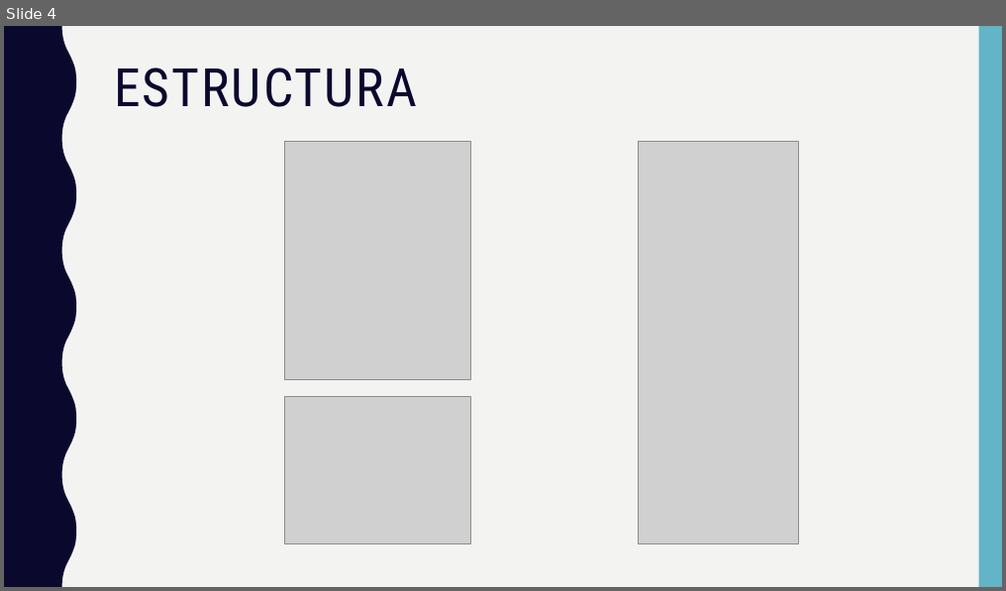
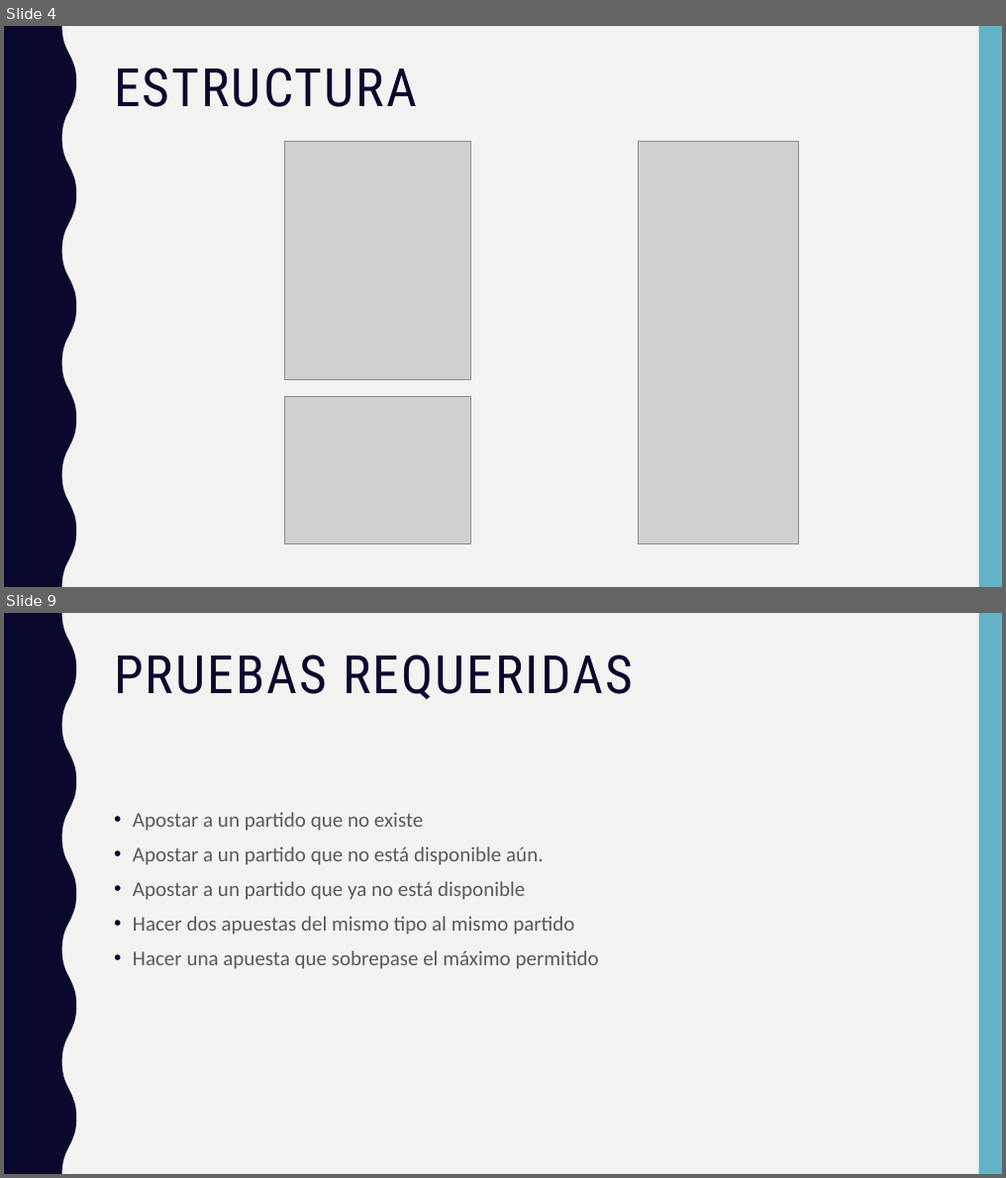
Before and after one commit to randomkwiz/ejercicioApuestasJDBC, a slide deck: ApuestasJDBC.pptx. Shown one above the other, each under a label of ours: slide 4 before the commit, slides 4 and 9 after it; the slides between them are not shown. The pictures are 1006x591 and 1006x1178 pixels, drawn with LibreOffice and Linux fonts; fonts in the diff are those of the drawing; grey boxes stand for pictures. Boxes give left, top, right and bottom in pixels: in the first picture for what was removed or moved away, otherwise in the second. Text is boxed around its words. In the diff, an @@ line names an element or a change of style, - is before the commit and + after.

```diff
--- a/ApuestasJDBC.pptx
+++ b/ApuestasJDBC.pptx
@@ slide 9 added at [4,613,1002,1174], background #F3F3F2; not listed: 2 template elements that a slide beside it also shows @@
@@ title added at [114,655,633,699], 51 pt, text #0B082E @@
+PRUEBAS REQUERIDAS
@@ text added at [133,812,599,969], 20 pt, text #595959 @@
+• Apostar a un partido que no existe
+• Apostar a un partido que no está disponible aún.
+• Apostar a un partido que ya no está disponible
+• Hacer dos apuestas del mismo tipo al mismo partido
+• Hacer una apuesta que sobrepase el máximo permitido
```
Also in this commit, not shown: 6 slides changed.
